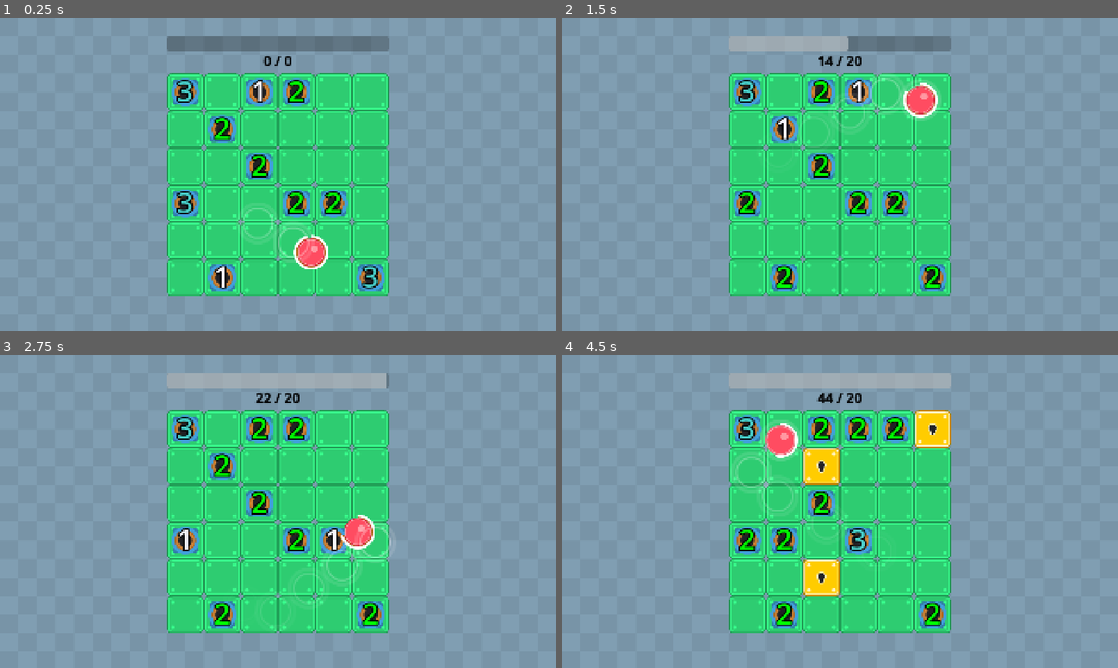
Above: before the commit, frames 1-4 (two rows, left to right).
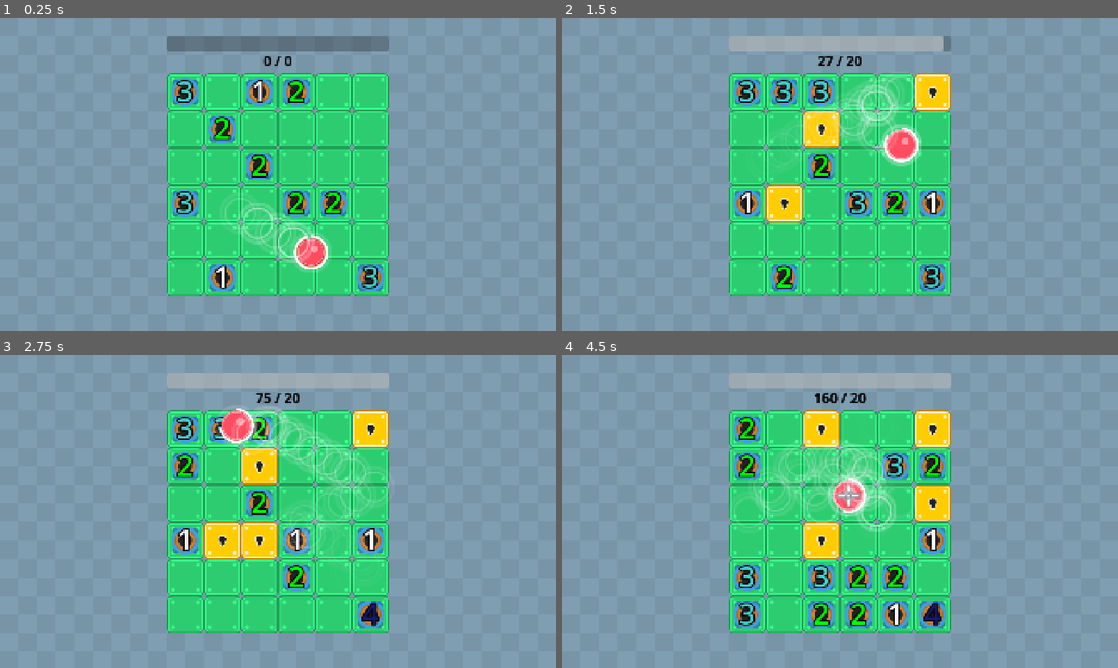
Above: after the commit, the same moments.

Repository: wanamelon/prototype_monorepo
Game: Godot game, scene res://source/bounce_main.tscn
Two runs of this game, one before a commit and one after it. Both use one fixed random seed, a clock stepped at 60 frames per second and the inputs below.
Inputs:
- Up to frame 1 (0.25 s): no input
- Up to frame 2 (1.5 s): no input
- Up to frame 3 (2.75 s): no input
- Up to frame 4 (4.5 s): no input

The runs differ from the first frame. In frame 1, 0.8% of the frame differs, in the area x 40-60%, y 57-82%; in frame 2, 7.5%; in frame 3, 9.7%; in frame 4, 15%, in the area x 30-70%, y 12-88%.

Commit message:
Damage buff

Diff:
--- a/roller/source/bounce_main.tscn
+++ b/roller/source/bounce_main.tscn
@@ -8,11 +8,6 @@
 
 [sub_resource type="Resource" id="Resource_0panw"]
 script = ExtResource("2_vx23h")
-metadata/_custom_type_script = "uid://ckw8rr21jqg1f"
-
-[sub_resource type="Resource" id="Resource_vx23h"]
-script = ExtResource("2_vx23h")
-item_id = 1
 metadata/_custom_type_script = "uid://ckw8rr21jqg1f"
 
 [sub_resource type="Resource" id="Resource_k3n88"]
@@ -42,7 +37,27 @@
 
 [sub_resource type="Resource" id="Resource_jngsf"]
 script = ExtResource("2_vx23h")
+item_id = 7
+metadata/_custom_type_script = "uid://ckw8rr21jqg1f"
+
+[sub_resource type="Resource" id="Resource_gh64m"]
+script = ExtResource("2_vx23h")
+item_id = 9
+metadata/_custom_type_script = "uid://ckw8rr21jqg1f"
+
+[sub_resource type="Resource" id="Resource_j4338"]
+script = ExtResource("2_vx23h")
+item_id = 1
+metadata/_custom_type_script = "uid://ckw8rr21jqg1f"
+
+[sub_resource type="Resource" id="Resource_vx23h"]
+script = ExtResource("2_vx23h")
 item_id = 8
+metadata/_custom_type_script = "uid://ckw8rr21jqg1f"
+
+[sub_resource type="Resource" id="Resource_dxtcc"]
+script = ExtResource("2_vx23h")
+item_id = 2
 metadata/_custom_type_script = "uid://ckw8rr21jqg1f"
 
 [sub_resource type="ShaderMaterial" id="ShaderMaterial_to078"]
@@ -51,7 +66,7 @@
 
 [node name="BounceMain" type="Node2D"]
 script = ExtResource("1_ovsfe")
-items = Array[ExtResource("2_vx23h")]([SubResource("Resource_0panw"), SubResource("Resource_0panw"), SubResource("Resource_vx23h"), SubResource("Resource_k3n88"), SubResource("Resource_ovsfe"), SubResource("Resource_a5fj5"), SubResource("Resource_3yruk"), SubResource("Resource_q2ks2"), SubResource("Resource_jngsf")])
+items = Array[ExtResource("2_vx23h")]([SubResource("Resource_0panw"), SubResource("Resource_0panw"), SubResource("Resource_k3n88"), SubResource("Resource_ovsfe"), SubResource("Resource_a5fj5"), SubResource("Resource_3yruk"), SubResource("Resource_q2ks2"), SubResource("Resource_jngsf"), SubResource("Resource_gh64m"), SubResource("Resource_j4338"), SubResource("Resource_vx23h"), SubResource("Resource_dxtcc")])
 
 [node name="TextureRect" type="TextureRect" parent="."]
 material = SubResource("ShaderMaterial_to078")
--- a/roller/source/item_def.gd
+++ b/roller/source/item_def.gd
@@ -9,7 +9,8 @@
 	INCREASE_SIZE,
 	BOUNCE_OFF_EVERYTHING,
 	SNAIL_TRAIL_OF_LEVEL_UP_SLIME,
-	SNAIL_TRAIL_OF_LEVEL_UP_SLIME_TIME_BASED
+	SNAIL_TRAIL_OF_LEVEL_UP_SLIME_TIME_BASED,
+	MORE_DAMAGE
 }
 
 @export var item_id: ItemId
--- a/roller/source/player_ball.gd
+++ b/roller/source/player_ball.gd
@@ -125,6 +125,13 @@
 	$TextureProgressBar.value = 100.0 * _stamina_seconds / float(_max_stamina)
 	$BouncingModeSprite.visible = should_bounce_off_everything()
 
+func compute_damage_per_hit() -> int:
+	var damage: int = 1
+	for item in _items:
+		if item.item_id == ItemDef.ItemId.MORE_DAMAGE:
+			damage += 1
+	return damage
+
 func on_tile_destroyed():
 	_items_destroyed += 1
 	for item in _items:
--- a/roller/source/tile_object.gd
+++ b/roller/source/tile_object.gd
@@ -47,15 +47,18 @@
 func _on_body_entered(body: Node2D):
 	if body is PlayerBall:
 		var player_ball := body as PlayerBall
-		if level > 0:
-			player_ball.give_points(2 ** (level - 1))
-		var expected_growth_sec_base: float = 4.0
-		var expected_seconds_until_growth: float = expected_growth_sec_base + 8 * log(level)
-		var level_up_chance = player_ball.compute_level_up_on_hit_base_chance() * (expected_growth_sec_base / expected_seconds_until_growth)
-		if rng.randf() < level_up_chance:
-			level += 1
-		else:
-			level -= 1
-		if level <= 0:
-			player_ball.on_tile_destroyed()
-			queue_free()
+		var damage := player_ball.compute_damage_per_hit()
+		for i in range(damage):
+			if level > 0:
+				player_ball.give_points(2 ** (level - 1))
+			var expected_growth_sec_base: float = 4.0
+			var expected_seconds_until_growth: float = expected_growth_sec_base + 8 * log(level)
+			var level_up_chance = player_ball.compute_level_up_on_hit_base_chance() * (expected_growth_sec_base / expected_seconds_until_growth)
+			if rng.randf() < level_up_chance:
+				level += 1
+			else:
+				level -= 1
+			if level <= 0:
+				player_ball.on_tile_destroyed()
+				queue_free()
+				break
Not shown: 1 places in roller/source/bounce_main.tscn that only renumber resources
Not shown, changed: roller/dev_notes.md
